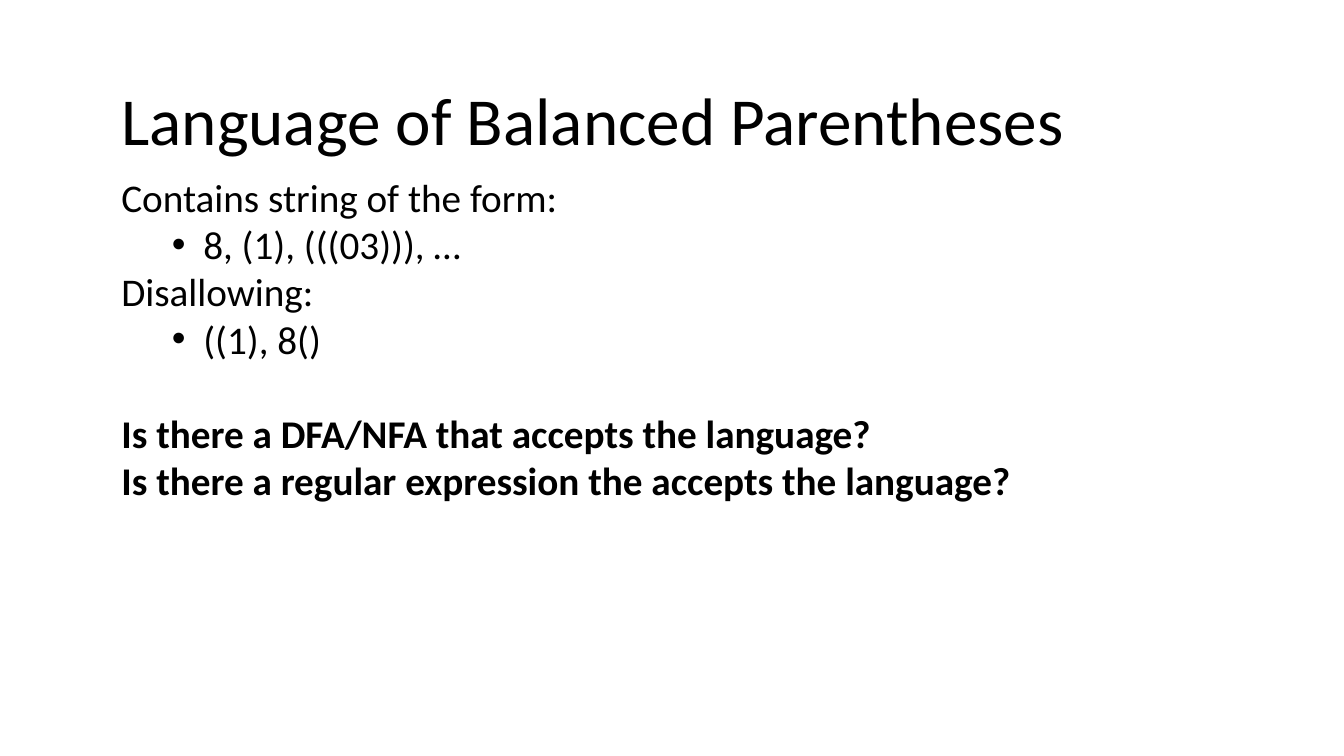
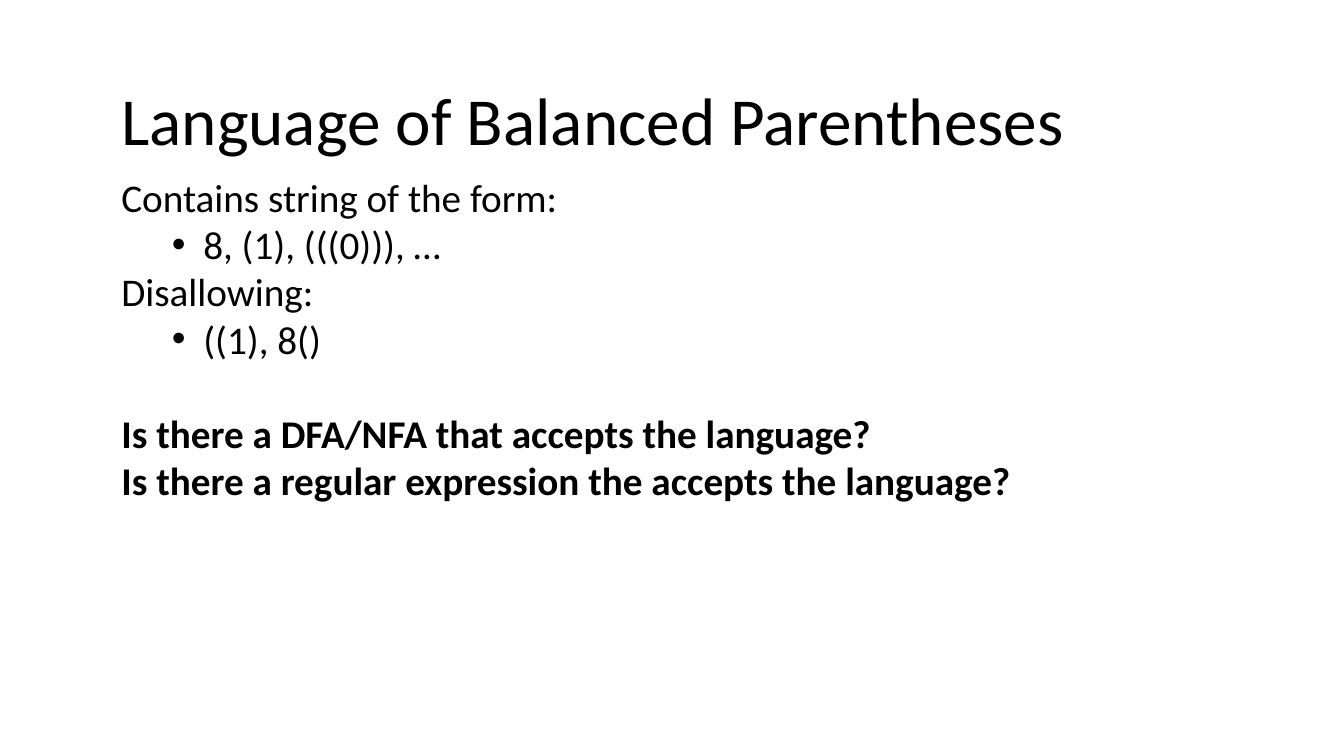
Before and after one commit to nivshani/compilation, a slide deck: slide 19 of slides/top_down_parsing.pptx (slide 21 before the commit). Drawn at 1344x756 pixels with LibreOffice and Linux fonts; fonts in the diff are those of the drawing. Boxes give left, top, right and bottom in pixels: in the first picture for what was removed or moved away, otherwise in the second. Text is boxed around its words. In the diff, an @@ line names an element or a change of style, - is before the commit and + after.

```diff
--- a/slides/top_down_parsing.pptx
+++ b/slides/top_down_parsing.pptx
@@ text at (203,230,405,265): text changed @@
-  • 8, (1), (((03))), …
+  • 8, (1), (((0))), …
```
Also in this commit, not shown: 17 other slides changed, 3 slides added, 4 slides removed, 1 other file.
